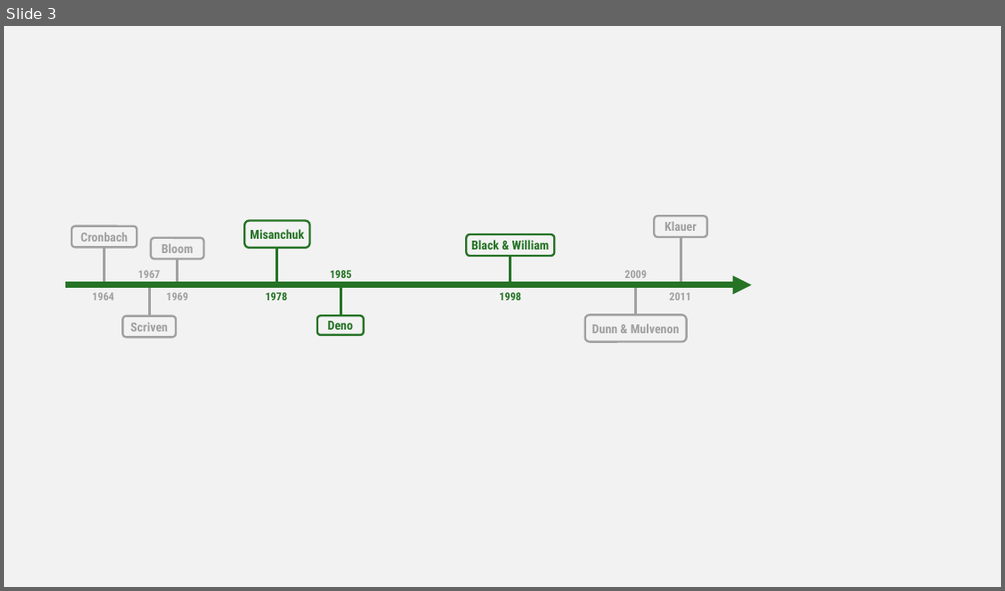
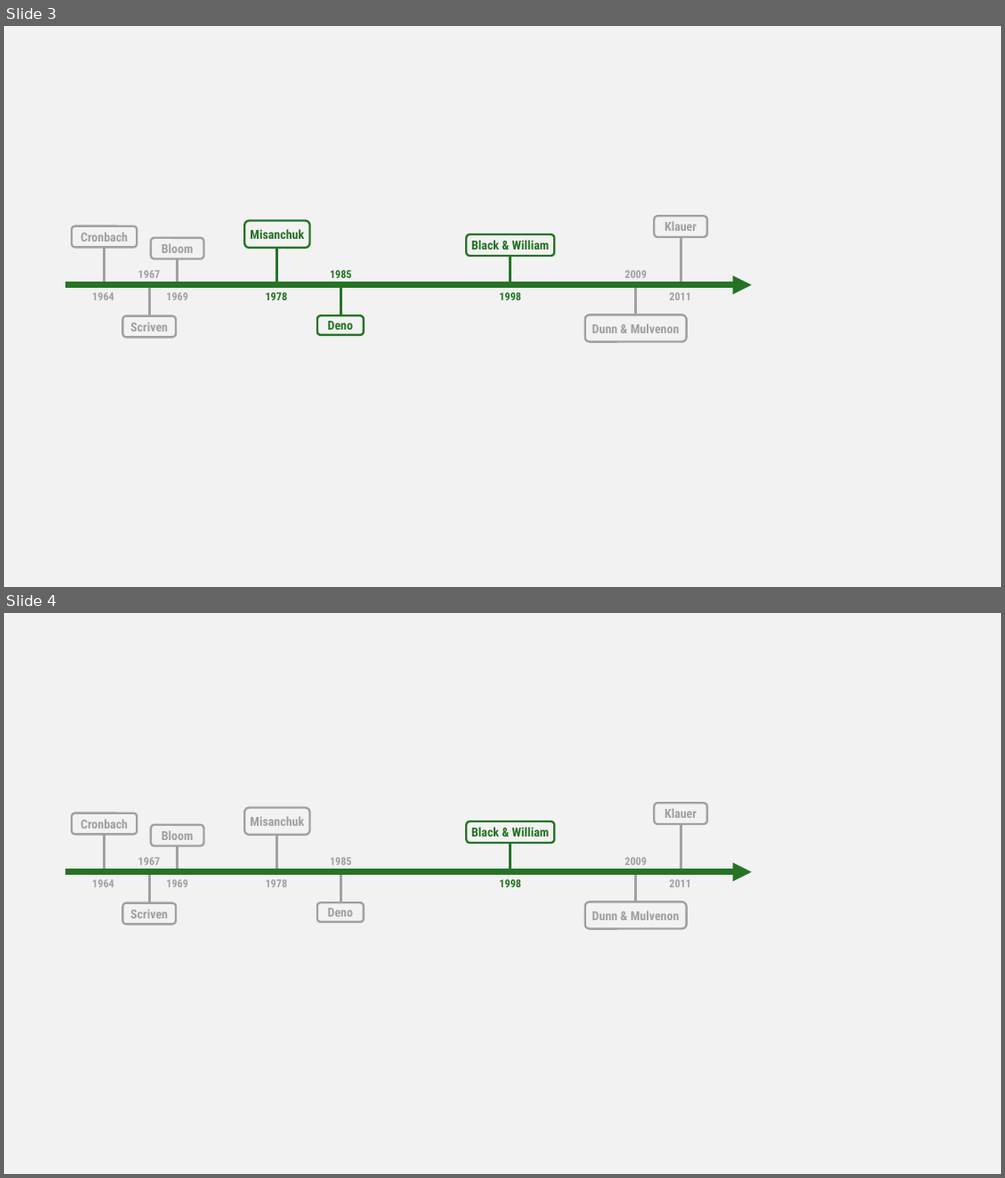
Before and after one commit to sammerk/Vortrag-Professionsforschung, a slide deck: img/timeline.pptx. Shown one above the other, each under a label of ours: slide 3 before the commit, slides 3 and 4 after it. The pictures are 1005x591 and 1005x1178 pixels, drawn with LibreOffice and Linux fonts; fonts in the diff are those of the drawing. Boxes give left, top, right and bottom in pixels: in the first picture for what was removed or moved away, otherwise in the second. Text is boxed around its words. In the diff, an @@ line names an element or a change of style, - is before the commit and + after.

```diff
--- a/img/timeline.pptx
+++ b/img/timeline.pptx
@@ slide 4 added at (4,613,1001,1174), background #F2F2F2 @@
@@ rounded rectangle added at (72,812,137,834), outline #A1A1A1 2 pt, 12 pt, text #A1A1A1, bold @@
+Cronbach
@@ rounded rectangle added at (151,825,203,845), outline #A1A1A1 2 pt, 12 pt, text #A1A1A1, bold @@
+Bloom
@@ rounded rectangle added at (245,807,310,835), outline #A1A1A1 2 pt, 12 pt, text #A1A1A1, bold @@
+Misanchuk
@@ rounded rectangle added at (466,821,554,844), outline #267326 2 pt, 12 pt, text #267326, bold @@
+Black & William
@@ rounded rectangle added at (654,803,707,824), outline #A1A1A1 2 pt, 12 pt, text #A1A1A1, bold @@
+Klauer
@@ line added from (680, 872) to (680, 824), #A1A1A1 2.5 pt @@
@@ line added from (105, 871) to (105, 835), #A1A1A1 2.5 pt @@
@@ line added from (178, 872) to (178, 845), #A1A1A1 2.5 pt @@
@@ line added from (277, 872) to (277, 835), #A1A1A1 2.5 pt @@
@@ line added from (510, 872) to (510, 843), #267326 2.5 pt @@
@@ arrow added from (65, 872) to (752, 872), #267326 6 pt @@
@@ text added at (92,879,114,887), 10.5 pt, text #A1A1A1, bold @@
+1964
@@ text added at (138,857,161,865), 10.5 pt, text #A1A1A1, bold @@
+1967
@@ line added from (149, 903) to (149, 872), #A1A1A1 2.5 pt @@
@@ text added at (166,879,188,887), 10.5 pt, text #A1A1A1, bold @@
+1969
@@ text added at (266,879,288,887), 10.5 pt, text #A1A1A1, bold @@
+1978
@@ text added at (330,857,352,865), 10.5 pt, text #A1A1A1, bold @@
+1985
@@ line added from (340, 903) to (340, 872), #A1A1A1 2.5 pt @@
@@ text added at (499,879,521,887), 10.5 pt, text #267326, bold @@
+1998
@@ text added at (624,857,647,865), 10.5 pt, text #A1A1A1, bold @@
+2009
@@ line added from (636, 901) to (636, 872), #A1A1A1 2.5 pt @@
@@ text added at (669,879,691,887), 10.5 pt, text #A1A1A1, bold @@
+2011
@@ rounded rectangle added at (123,903,176,925), outline #A1A1A1 2 pt, 12 pt, text #A1A1A1, bold @@
+Scriven
@@ rounded rectangle added at (317,902,364,922), outline #A1A1A1 2 pt, 12 pt, text #A1A1A1, bold @@
+Deno
@@ rounded rectangle added at (585,901,687,929), outline #A1A1A1 2 pt, 12 pt, text #A1A1A1, bold @@
+Dunn & Mulvenon
```
Also in this commit, not shown: 53 other files.
